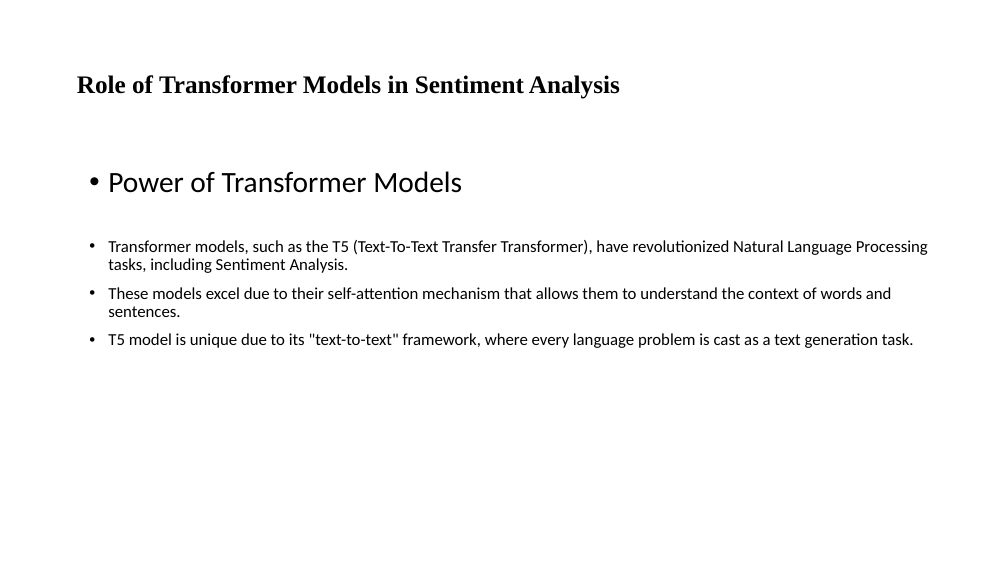
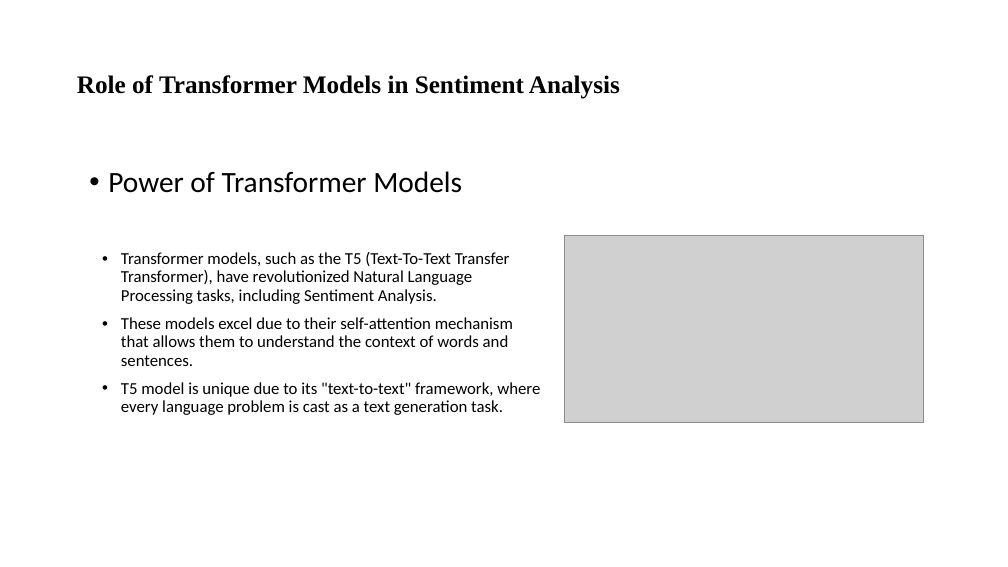
Before and after one commit to rohitmathurcode/Sentiment_recommendation, a slide deck: slide 2 of Thesis_ppt.pptx. Drawn at 1008x567 pixels with LibreOffice and Linux fonts; fonts in the diff are those of the drawing; grey boxes stand for pictures. Boxes give left, top, right and bottom in pixels: in the first picture for what was removed or moved away, otherwise in the second. Text is boxed around its words. In the diff, an @@ line names an element or a change of style, - is before the commit and + after.

```diff
--- a/Thesis_ppt.pptx
+++ b/Thesis_ppt.pptx
@@ picture added at (564,235,923,423) @@
@@ text "Transformer models, such as the ..." rewrapped from (108,240,928,348) to (121,252,540,415) @@
```
Also in this commit, not shown: 3 other slides changed, 6 slides added, 1 other file.
